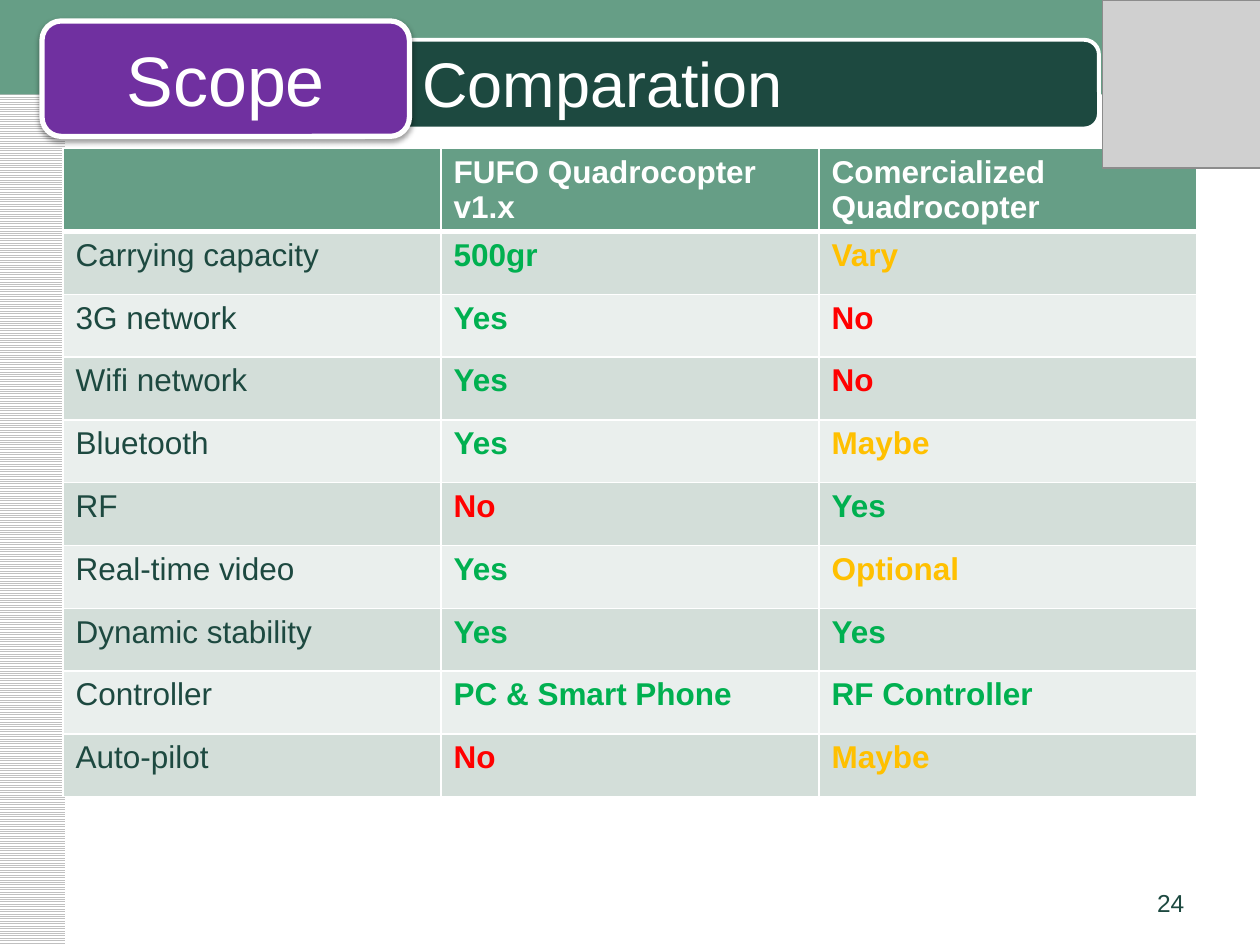
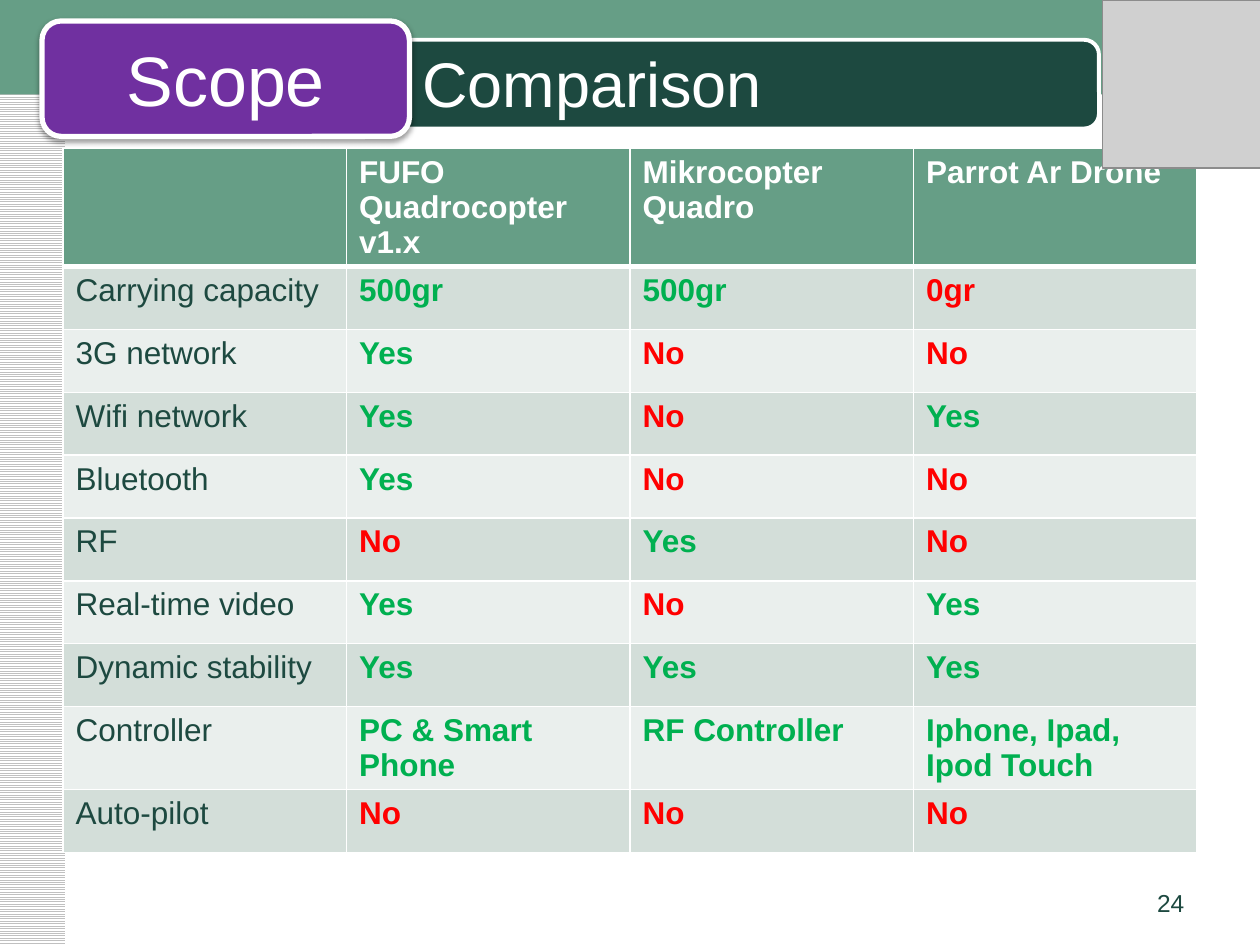
Before and after one commit to phong1990/fufo-innovation, a slide deck: slide 24 of Document/03.Requirement/FUFO_Scope_pptx.pptx. Drawn at 1260x945 pixels with LibreOffice and Linux fonts; fonts in the diff are those of the drawing; grey boxes stand for pictures. Boxes give left, top, right and bottom in pixels: in the first picture for what was removed or moved away, otherwise in the second. Text is boxed around its words. In the diff, an @@ line names an element or a change of style, - is before the commit and + after.

```diff
--- a/Document/03.Requirement/FUFO_Scope_pptx.pptx
+++ b/Document/03.Requirement/FUFO_Scope_pptx.pptx
@@ title at (422,61,762,119): text changed @@
-Comparation
+Comparison
@@ table at (63,149,1197,866) @@
-column 3: Comercialized Quadrocopter | Vary | No | No | Maybe | Yes | Optional | Yes | RF Controller | Maybe
+column 3: Mikrocopter Quadro | 500gr | No | No | No | Yes | No | Yes | RF Controller | No
+column 4: Parrot Ar Drone | 0gr | No | Yes | No | No | Yes | Yes | Iphone, Ipad, Ipod Touch | No
```
Also in this commit, not shown: 8 other slides changed, 1 other file.
